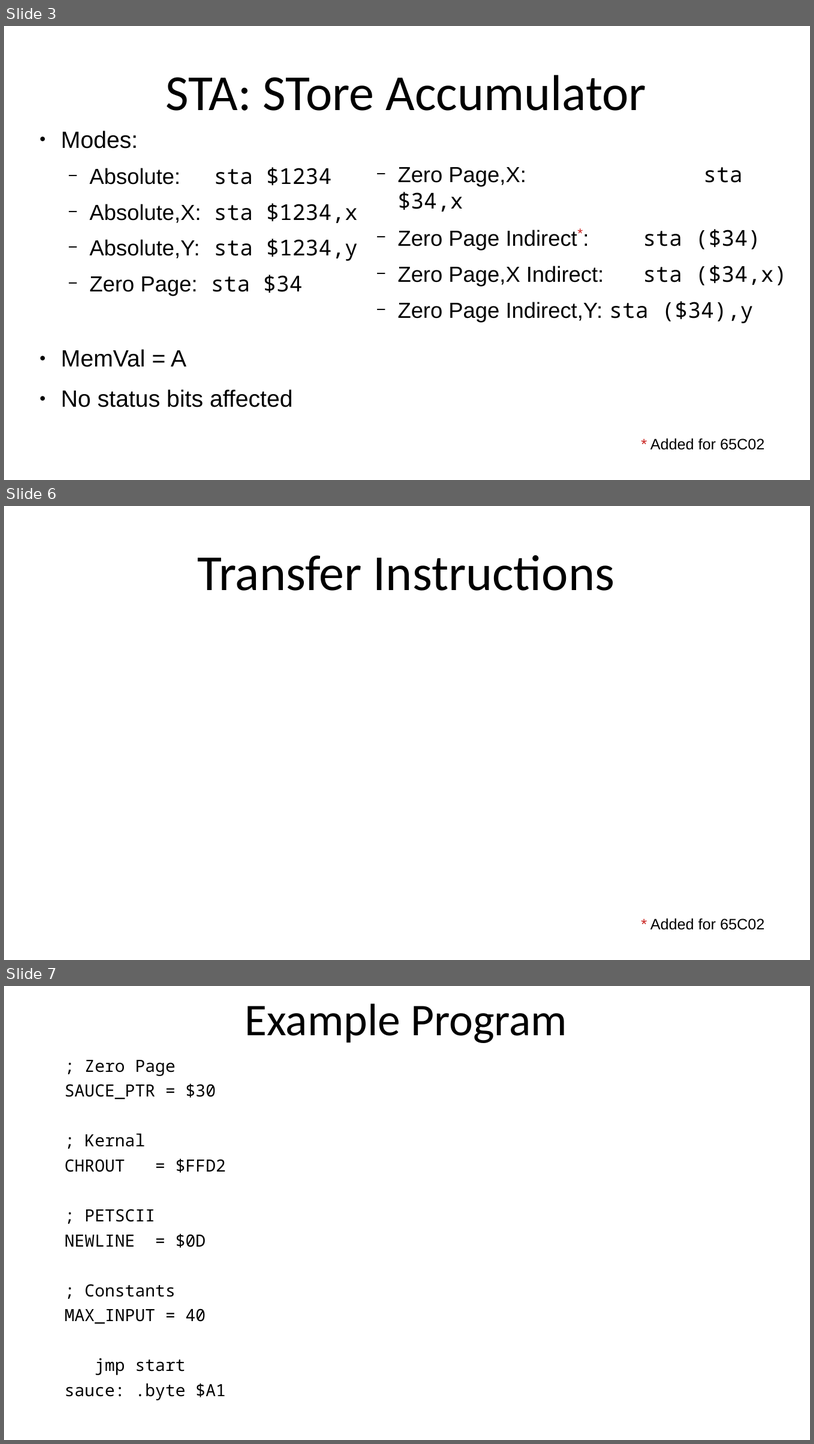
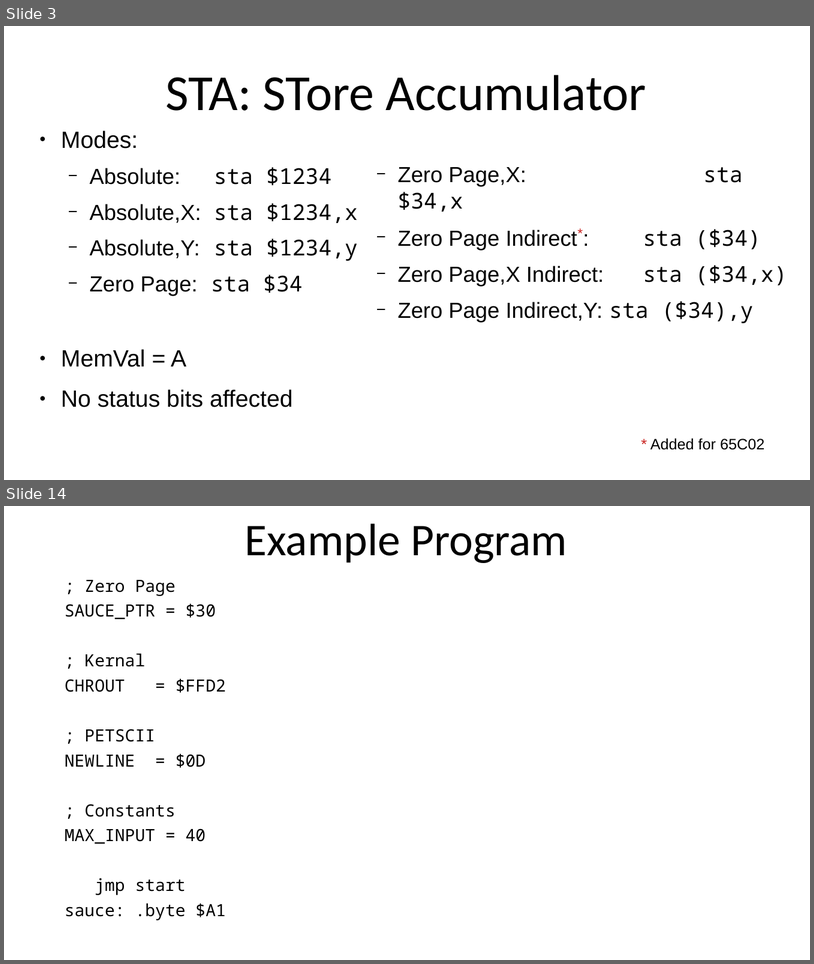
Before and after one commit to SlithyMatt/x16-assembly-tutorial, a slide deck: Lesson7/Lesson7.odp. Shown one above the other, each under a label of ours: slides 3, 6 and 7 before the commit, slides 3 and 14 after it; the slides between them are not shown. The pictures are 814x1444 and 814x964 pixels, drawn with LibreOffice and Linux fonts; fonts in the diff are those of the drawing. Boxes give left, top, right and bottom in pixels: in the first picture for what was removed or moved away, otherwise in the second. Text is boxed around its words. In the diff, an @@ line names an element or a change of style, - is before the commit and + after.

```diff
--- a/Lesson7/Lesson7.odp
+++ b/Lesson7/Lesson7.odp
@@ slide 6 removed at (x1=4, y1=506, x2=810, y2=960), background #FFFFFF @@
@@ title removed at (x1=198, y1=555, x2=615, y2=591) @@
-Transfer Instructions
@@ text removed at (x1=651, y1=918, x2=765, y2=930) @@
-* Added for 65C02
@@ what was slide 7 is now slide 14 @@
```
Also in this commit, not shown: 2 slides changed, 8 slides added, 1 other file.
